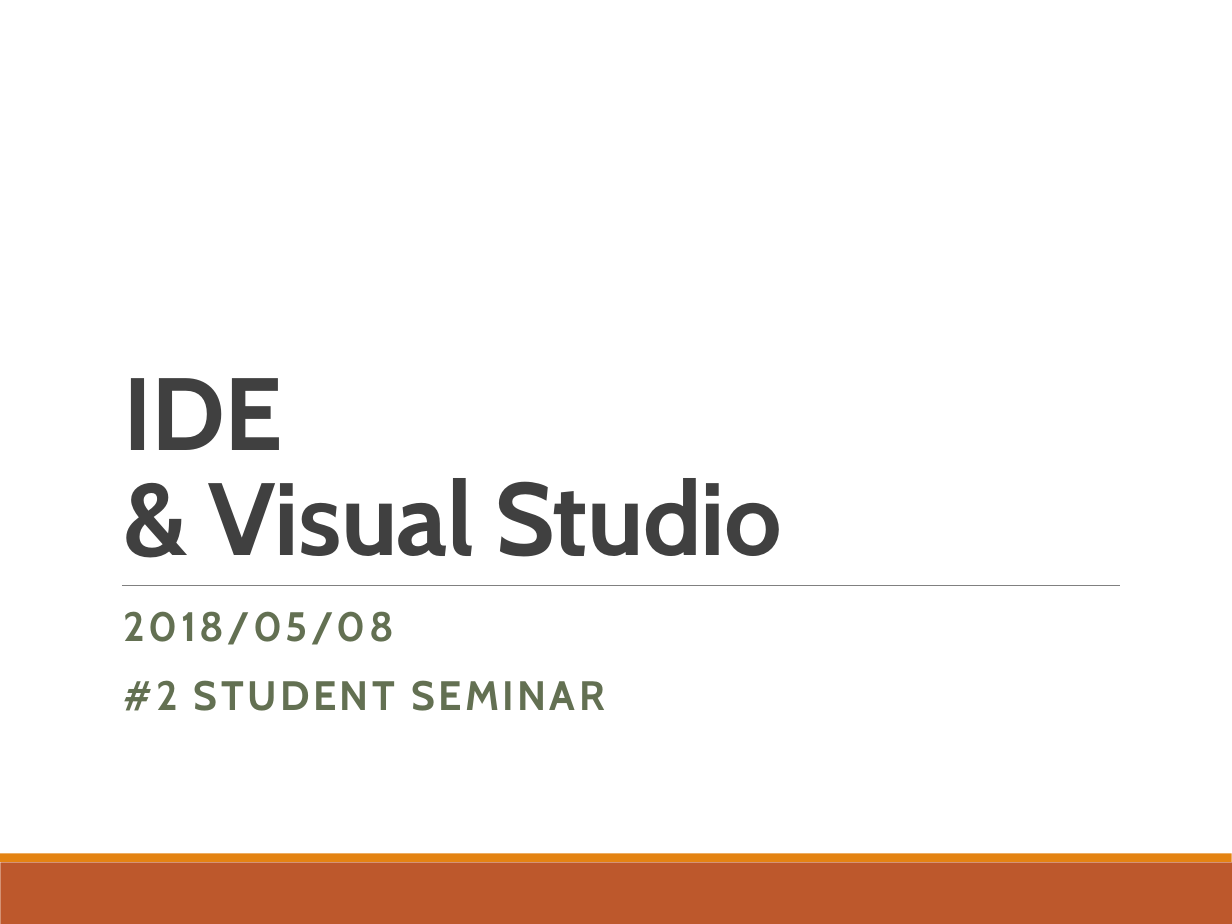
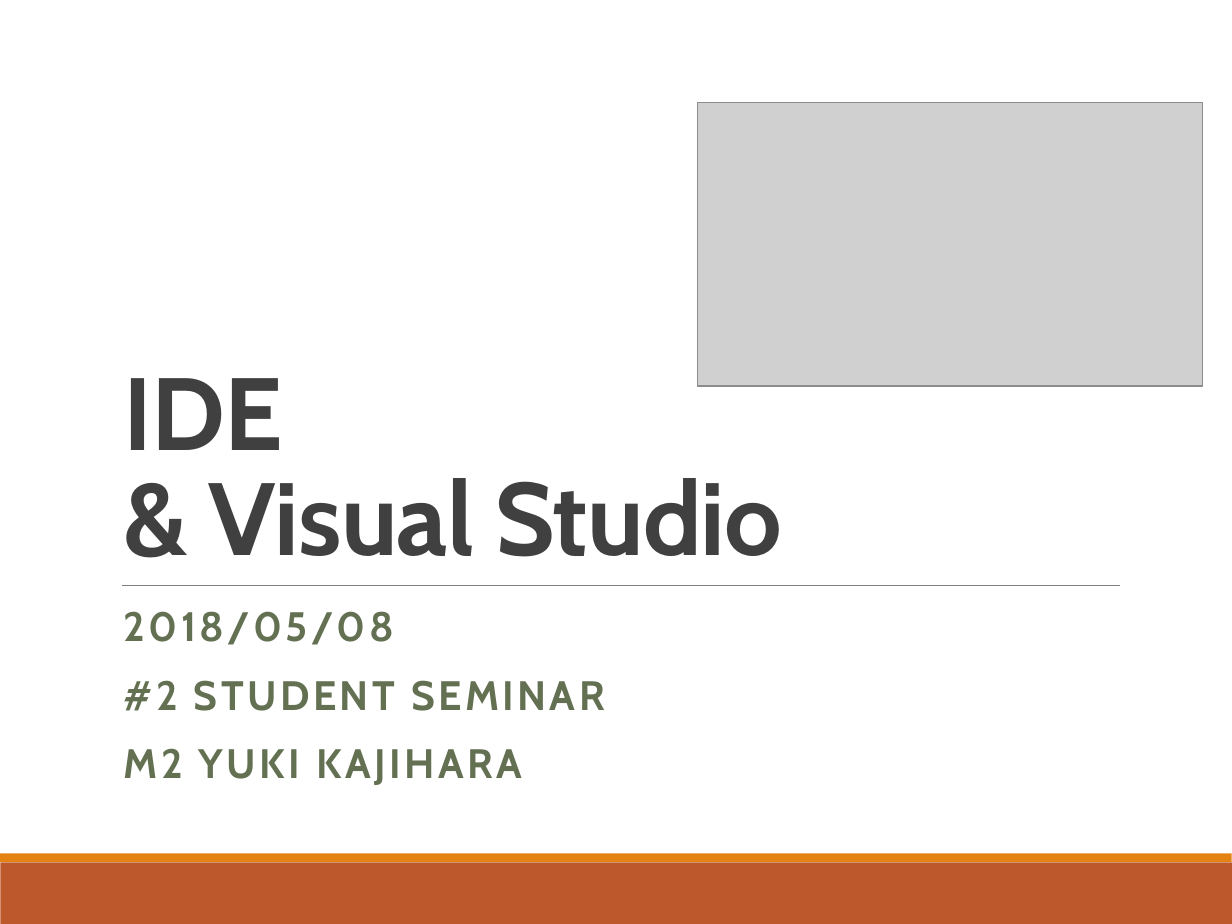
Before and after one commit to whcitizen/citizen-_task, a slide deck: slide 1 of 02_working/07_IDE/02_スライド/IDE&VS_20180508.pptx. Drawn at 1232x924 pixels with LibreOffice and Linux fonts; fonts in the diff are those of the drawing; grey boxes stand for pictures. Boxes give left, top, right and bottom in pixels: in the first picture for what was removed or moved away, otherwise in the second. Text is boxed around its words. In the diff, an @@ line names an element or a change of style, - is before the commit and + after.

```diff
--- a/02_working/07_IDE/02_スライド/IDE&VS_20180508.pptx
+++ b/02_working/07_IDE/02_スライド/IDE&VS_20180508.pptx
@@ picture added at (697, 102, 1202, 386) @@
@@ subtitle at (123, 748, 522, 785): paragraph added @@
+M2 YUKI KAJIHARA
```
Also in this commit, not shown: 10 other slides changed, 1 slide added, 1 slide removed.
